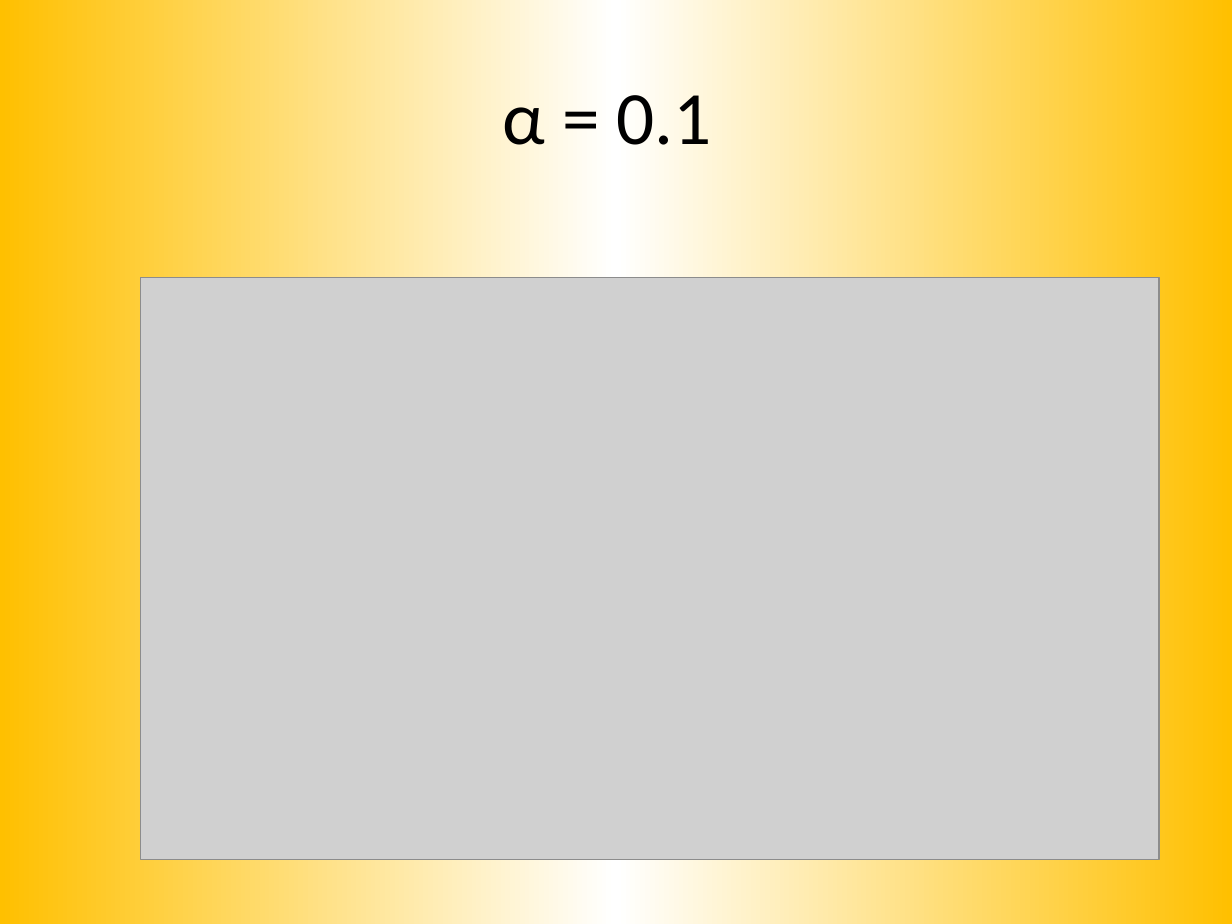
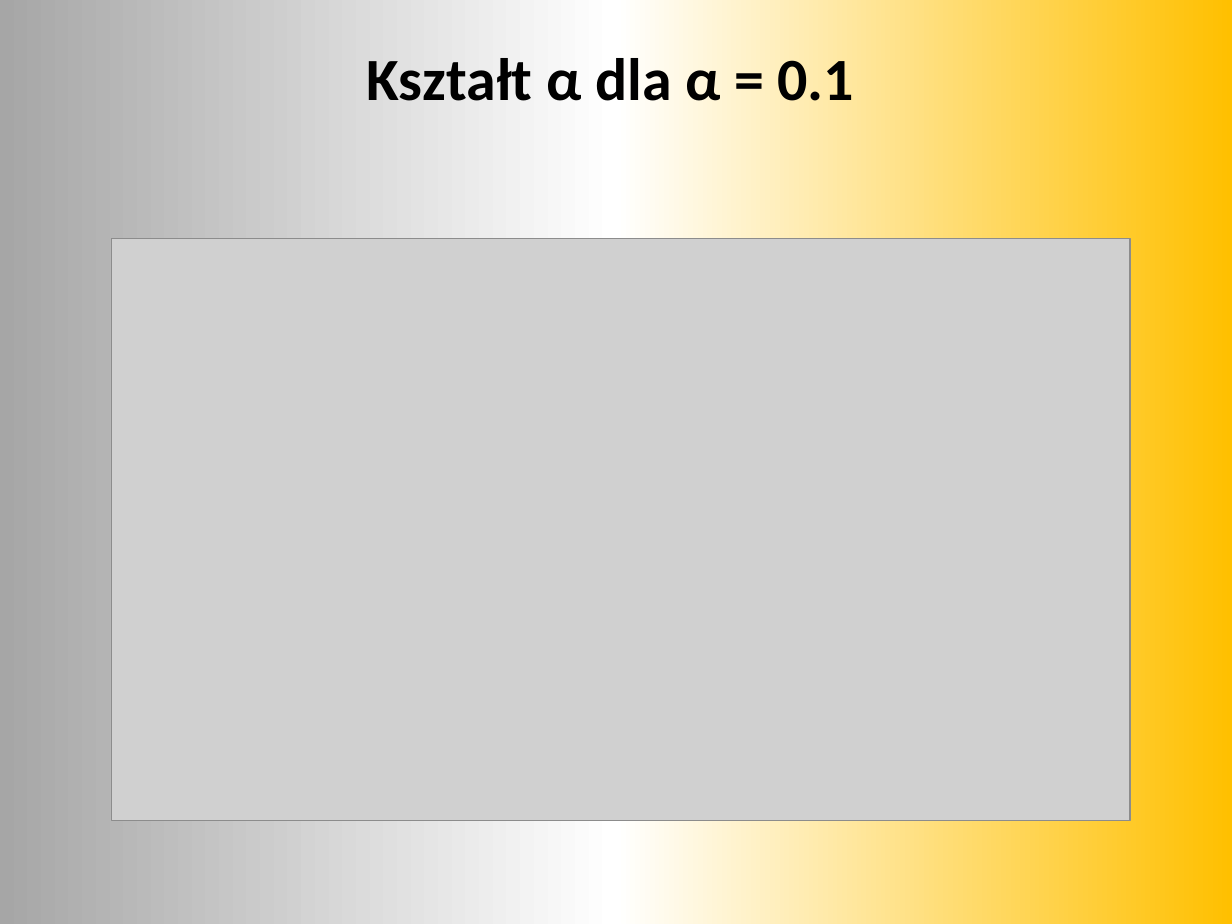
Before and after one commit to mkapiczy/DronVision, a slide deck: slide 22 of Dokumenty/Obrona/Prezentacja.pptx (slide 23 before the commit). Drawn at 1232x924 pixels with LibreOffice and Linux fonts; fonts in the diff are those of the drawing; grey boxes stand for pictures. Boxes give left, top, right and bottom in pixels: in the first picture for what was removed or moved away, otherwise in the second. Text is boxed around its words. In the diff, an @@ line names an element or a change of style, - is before the commit and + after.

```diff
--- a/Dokumenty/Obrona/Prezentacja.pptx
+++ b/Dokumenty/Obrona/Prezentacja.pptx
@@ background gradient #FFC000 to #FFFFFF to gradient #A6A6A6 to #FFFFFF to #FFC000 @@
@@ title at (367,58,855,101): text changed; size 44 to 35 pt; bold on @@
-α = 0.1
+Kształt α dla α = 0.1
@@ picture: place and size @@
-picture at (140,277,1159,859)
+picture at (112,239,1131,821)
```
Also in this commit, not shown: 16 other slides changed, 10 slides added, 11 slides removed, 4 other files.
